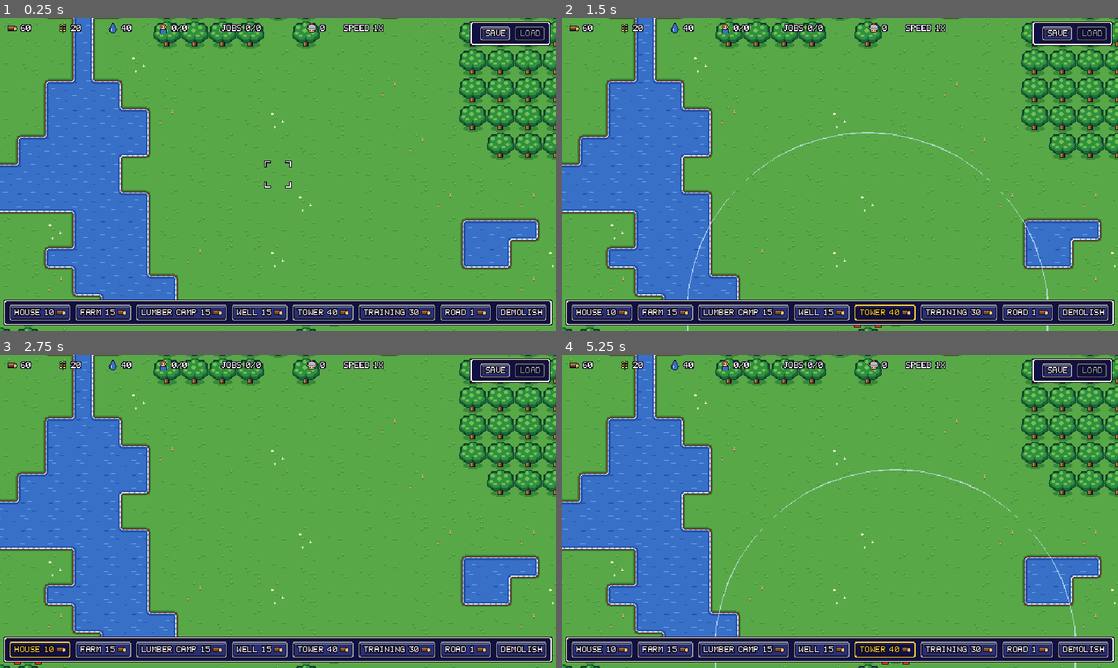
Above: before the commit, frames 1-4 (two rows, left to right).
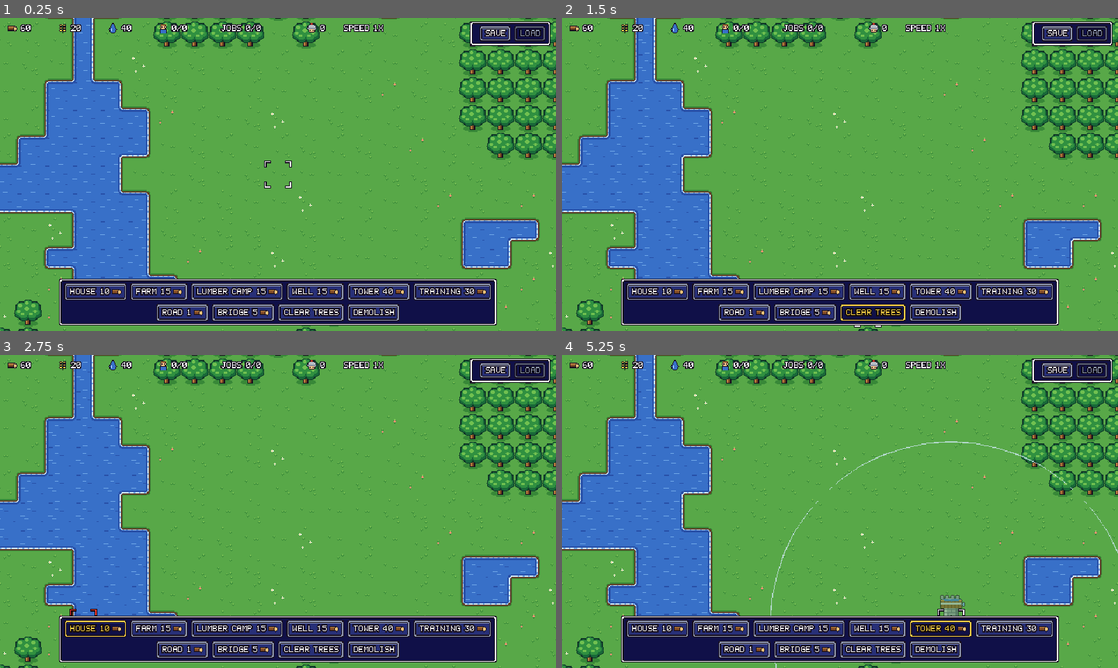
Above: after the commit, the same moments.

Repository: mogileoli/village-game
Game: Godot game, scene res://scenes/main.tscn
Two runs of this game, one before a commit and one after it. Both use one fixed random seed, a clock stepped at 60 frames per second and the inputs below.
Inputs (mouse positions are in pixels of both pictures, inside the frame that each line leads up to):
- Up to frame 1 (0.25 s): no input
- Up to frame 2 (1.5 s): click "Demolish" at 0.5 s; click (873, 312) at 1.25 s, where only the run after the commit has a clickable "Clear Trees"
- Up to frame 3 (2.75 s): click "House 10" at 2 s
- Up to frame 4 (5.25 s): click "Farm 15" at 2.75 s; click "Lumber Camp 15" at 3.5 s; click "Well 15" at 4.25 s; click "Tower 40" at 5 s

The runs differ from the first frame. In frame 1, 10% of the frame differs, in the area x 0-100%, y 83-99%; in frame 2, 10%; in frame 3, 10%; in frame 4, 11%, in the area x 0-100%, y 27-100%.

Commit message:
Add forest clearing and bridges over water
Clear Trees turns forest into buildable grass and gives a little wood.
Bridges are roads on water, so villagers can cross to land that was cut
off. Both can be dragged across the map. The toolbar is now two rows so
the new buttons fit.

Saving now reroutes villagers whose path just changed, so a save made
right after building or demolishing on their route still loads.

Co-Authored-By: Claude Opus 5.5 <noreply@anthropic.com>

Diff:
--- a/scenes/main.tscn
+++ b/scenes/main.tscn
@@ -335,6 +335,15 @@
 grow_horizontal = 2
 grow_vertical = 0
 
-[node name="Tools" type="HBoxContainer" parent="HUD/ToolPanel"]
-unique_name_in_owner = true
-layout_mode = 2
+[node name="Rows" type="VBoxContainer" parent="HUD/ToolPanel"]
+layout_mode = 2
+
+[node name="BuildingTools" type="HBoxContainer" parent="HUD/ToolPanel/Rows"]
+unique_name_in_owner = true
+layout_mode = 2
+alignment = 1
+
+[node name="LandTools" type="HBoxContainer" parent="HUD/ToolPanel/Rows"]
+unique_name_in_owner = true
+layout_mode = 2
+alignment = 1
--- a/scripts/game/hud.gd
+++ b/scripts/game/hud.gd
@@ -9,6 +9,10 @@
 
 const DEMOLISH := &"demolish"
 const ROAD := &"road"
+const BRIDGE := &"bridge"
+const CLEAR_FOREST := &"clear_forest"
+## Tools that keep working as the mouse is dragged across the map.
+const PAINT_TOOLS: Array[StringName] = [ROAD, BRIDGE, CLEAR_FOREST]
 const WOOD_ICON := preload("res://assets/ui/icon_wood.png")
 
 ## Offered as the name when saving.
@@ -27,7 +31,8 @@
 @onready var _dragon_fill: ColorRect = %DragonFill
 @onready var _dragon_track: Control = %DragonTrack
 @onready var _clock: Label = %Clock
-@onready var _tools: HBoxContainer = %Tools
+@onready var _building_tools: HBoxContainer = %BuildingTools
+@onready var _land_tools: HBoxContainer = %LandTools
 @onready var _status: Label = %Status
 @onready var _status_timer: Timer = %StatusTimer
 @onready var _load_button: Button = %LoadButton
@@ -41,9 +46,11 @@
 	_tool_buttons.allow_unpress = true
 	for type: StringName in VillageSim.BUILDINGS:
 		var building: Dictionary = VillageSim.BUILDINGS[type]
-		_add_tool("%s %d" % [building.get("label", building.name), building.cost], type, WOOD_ICON)
-	_add_tool("Road %d" % VillageSim.ROAD_COST, ROAD, WOOD_ICON)
-	_add_tool("Demolish", DEMOLISH, null)
+		_add_tool(_building_tools, "%s %d" % [building.get("label", building.name), building.cost], type, WOOD_ICON)
+	_add_tool(_land_tools, "Road %d" % VillageSim.ROAD_COST, ROAD, WOOD_ICON)
+	_add_tool(_land_tools, "Bridge %d" % VillageSim.BRIDGE_COST, BRIDGE, WOOD_ICON)
+	_add_tool(_land_tools, "Clear Trees", CLEAR_FOREST, null)
+	_add_tool(_land_tools, "Demolish", DEMOLISH, null)
 	%SaveButton.pressed.connect(func() -> void: _save_menu.open_for_save(village_name))
 	_load_button.pressed.connect(_save_menu.open_for_load)
 	_save_menu.save_chosen.connect(save_requested.emit)
@@ -101,7 +108,7 @@
 		pressed.button_pressed = false
 
 
-func _add_tool(label: String, tool: StringName, icon: Texture2D) -> void:
+func _add_tool(row: HBoxContainer, label: String, tool: StringName, icon: Texture2D) -> void:
 	var button := Button.new()
 	button.text = label
 	button.icon = icon
@@ -115,4 +122,4 @@
 		elif _tool_buttons.get_pressed_button() == null:
 			tool_selected.emit(&"")
 	)
-	_tools.add_child(button)
+	row.add_child(button)
--- a/scripts/game/main.gd
+++ b/scripts/game/main.gd
@@ -10,7 +10,7 @@
 var _active_tool := &""
 var _tick_timer := 0.0
 var _speed_before_pause := 1
-var _last_road_cell := Vector2i.ZERO
+var _last_painted_cell := Vector2i.ZERO
 var _menu_open := false
 
 @onready var _map: MapView = $Map
@@ -99,9 +99,9 @@
 	elif (
 		event is InputEventMouseMotion
 		and event.button_mask & MOUSE_BUTTON_MASK_LEFT
-		and _active_tool == Hud.ROAD
+		and _active_tool in Hud.PAINT_TOOLS
 	):
-		_paint_road_to(_map.cell_at_mouse())
+		_paint_to(_map.cell_at_mouse())
 	elif event is InputEventKey and event.pressed and not event.echo:
 		match event.physical_keycode:
 			KEY_ESCAPE:
@@ -141,23 +141,33 @@
 func _use_tool(cell: Vector2i) -> void:
 	if _active_tool == Hud.DEMOLISH:
 		sim.demolish(cell)
-	elif _active_tool == Hud.ROAD:
-		sim.place_road(cell)
-		_last_road_cell = cell
+	elif _active_tool in Hud.PAINT_TOOLS:
+		_paint(cell)
+		_last_painted_cell = cell
 	elif _active_tool != &"":
 		sim.place(_active_tool, cell)
 
 
+func _paint(cell: Vector2i) -> void:
+	match _active_tool:
+		Hud.ROAD:
+			sim.place_road(cell)
+		Hud.BRIDGE:
+			sim.place_bridge(cell)
+		Hud.CLEAR_FOREST:
+			sim.clear_forest(cell)
+
+
 ## Fills every cell since the last one, so fast drags leave no gaps.
-func _paint_road_to(target: Vector2i) -> void:
-	var cell := _last_road_cell
+func _paint_to(target: Vector2i) -> void:
+	var cell := _last_painted_cell
 	while cell != target:
 		if cell.x != target.x:
 			cell.x += signi(target.x - cell.x)
 		else:
 			cell.y += signi(target.y - cell.y)
-		sim.place_road(cell)
-	_last_road_cell = target
+		_paint(cell)
+	_last_painted_cell = target
 
 
 func _update_cursor() -> void:
@@ -170,6 +180,10 @@
 		_map.show_cursor(cell, sim.building_at(cell) != &"" or sim.has_road(cell), &"")
 	elif _active_tool == Hud.ROAD:
 		_map.show_cursor(cell, sim.can_place_road(cell), &"")
+	elif _active_tool == Hud.BRIDGE:
+		_map.show_cursor(cell, sim.can_place_bridge(cell), &"")
+	elif _active_tool == Hud.CLEAR_FOREST:
+		_map.show_cursor(cell, sim.can_clear_forest(cell), &"")
 	elif _active_tool != &"":
 		_map.show_cursor(cell, sim.can_place(_active_tool, cell), _active_tool)
 	else:
--- a/scripts/game/map_view.gd
+++ b/scripts/game/map_view.gd
@@ -9,6 +9,7 @@
 const SHORE_SOURCE := 0
 const SCORCH_SOURCE := 0
 const ROAD_SOURCE := 0
+const BRIDGE_SOURCE := 1
 const IDLE_SOURCE := 0
 ## Atlas columns for grass. Plain tiles repeat so flowers stay occasional.
 const GRASS_TILES := [0, 0, 0, 0, 1, 1, 1, 2, 2, 3, 4, 0, 1, 0]
@@ -61,9 +62,7 @@
 	_buildings.clear()
 	for y in range(_sim.height):
 		for x in range(_sim.width):
-			var cell := Vector2i(x, y)
-			_draw_terrain(cell)
-			_on_cell_changed(cell)
+			_on_cell_changed(Vector2i(x, y))
 	_draw_idle_marks()
 
 
@@ -128,17 +127,20 @@
 
 
 ## Road tiles join neighboring roads, and a building's door to the north.
+## Bridges also join any ground people can step onto from them.
 func _draw_road(cell: Vector2i) -> void:
 	if not _sim.has_road(cell):
 		_roads.erase_cell(cell)
 		return
+	var bridge := _sim.is_bridge(cell)
 	var joined_sides := 0
 	for index in range(SIDES.size()):
-		if _sim.has_road(cell + SIDES[index]):
+		var neighbor: Vector2i = cell + SIDES[index]
+		if _sim.has_road(neighbor) or (bridge and _sim.is_walkable(neighbor)):
 			joined_sides |= 1 << index
 	if _sim.building_at(cell + Vector2i.UP) != &"":
 		joined_sides |= 1
-	_roads.set_cell(cell, ROAD_SOURCE, Vector2i(joined_sides, 0))
+	_roads.set_cell(cell, BRIDGE_SOURCE if bridge else ROAD_SOURCE, Vector2i(joined_sides, 0))
 
 
 ## Scorch tiles have rough edges only on sides that don't touch more scorch.
@@ -195,6 +197,7 @@
 
 
 func _on_cell_changed(cell: Vector2i) -> void:
+	_draw_terrain(cell)
 	_draw_ground_details(cell)
 	for side: Vector2i in SIDES:
 		_draw_ground_details(cell + side)
@@ -258,12 +261,13 @@
 
 func _make_road_tileset() -> TileSet:
 	var tiles := _make_tileset()
-	var source := TileSetAtlasSource.new()
-	source.texture = preload("res://assets/tiles/roads.png")
-	source.texture_region_size = TILE_SIZE
-	for joined_sides in range(16):
-		source.create_tile(Vector2i(joined_sides, 0))
-	tiles.add_source(source, ROAD_SOURCE)
+	for entry: Array in [[preload("res://assets/tiles/roads.png"), ROAD_SOURCE], [preload("res://assets/tiles/bridges.png"), BRIDGE_SOURCE]]:
+		var source := TileSetAtlasSource.new()
+		source.texture = entry[0]
+		source.texture_region_size = TILE_SIZE
+		for joined_sides in range(16):
+			source.create_tile(Vector2i(joined_sides, 0))
+		tiles.add_source(source, entry[1])
 	return tiles
 
 
--- a/scripts/sim/village_sim.gd
+++ b/scripts/sim/village_sim.gd
@@ -41,8 +41,13 @@
 ## Saves from before water get enough to last this long while wells go up.
 const OLD_SAVE_WATER_TICKS := 60
 const CLEAR_START_RADIUS := 5
-const SAVE_VERSION := 6
+const SAVE_VERSION := 7
+## The first save version that can have roads on water, which are bridges.
+const FIRST_BRIDGE_VERSION := 7
 const ROAD_COST := 1
+const BRIDGE_COST := 5
+## Wood gained from each forest cell cleared.
+const CLEARED_FOREST_WOOD := 1
 ## Cells walked per tick. Path costs match them, so paths take the quickest route.
 const GRASS_WALK_SPEED := 0.75
 const ROAD_WALK_SPEED := 1.5
@@ -161,8 +166,13 @@
 	return _roads.has(cell)
 
 
+## A bridge is a road on a water cell, so people walk on it just as fast.
+func is_bridge(cell: Vector2i) -> bool:
+	return has_road(cell) and terrain_at(cell) == Terrain.WATER
+
+
 func is_walkable(cell: Vector2i) -> bool:
-	return in_bounds(cell) and terrain_at(cell) == Terrain.GRASS and not _buildings.has(cell)
+	return in_bounds(cell) and not _buildings.has(cell) and (terrain_at(cell) == Terrain.GRASS or _roads.has(cell))
 
 
 func walk_speed(villager: Villager) -> float:
@@ -246,9 +256,44 @@
 	return true
 
 
+func can_place_bridge(cell: Vector2i) -> bool:
+	return in_bounds(cell) and terrain_at(cell) == Terrain.WATER and not _roads.has(cell) and wood >= BRIDGE_COST
+
+
+func place_bridge(cell: Vector2i) -> bool:
+	if not can_place_bridge(cell):
+		return false
+	wood -= BRIDGE_COST
+	_roads[cell] = true
+	_layout_changed(cell)
+	cell_changed.emit(cell)
+	stats_changed.emit()
+	return true
+
+
+func can_clear_forest(cell: Vector2i) -> bool:
+	return in_bounds(cell) and terrain_at(cell) == Terrain.FOREST
+
+
+func clear_forest(cell: Vector2i) -> bool:
+	if not can_clear_forest(cell):
+		return false
+	_terrain[cell.y * width + cell.x] = Terrain.GRASS
+	wood += CLEARED_FOREST_WOOD
+	_layout_changed(cell)
+	cell_changed.emit(cell)
+	stats_changed.emit()
+	return true
+
+
 func demolish(cell: Vector2i) -> bool:
 	if _roads.erase(cell):
-		_update_grid_cell(cell)
+		if terrain_at(cell) == Terrain.WATER:
+			wood += BRIDGE_COST / 2
+			_layout_changed(cell)
+			_move_villagers_off(cell)
+		else:
+			_update_grid_cell(cell)
 		cell_changed.emit(cell)
 		stats_changed.emit()
 		return true
@@ -304,6 +349,10 @@
 		saved_buildings.append({"x": cell.x, "y": cell.y, "type": String(_buildings[cell])})
 	_match_villagers_to_population()
 	_update_jobs()
+	# A path crossing something just built or removed wouldn't load back.
+	for villager in villagers:
+		if villager.state == Villager.State.WALKING and villager.layout_version != _layout_version:
+			_reroute(villager)
 	var saved_villagers: Array[Dictionary] = []
 	for villager in villagers:
 		saved_villagers.append(villager.to_data())
@@ -385,7 +434,7 @@
 		sim._buildings[cell] = type
 	if sim.population > sim.housing():
 		return null
-	if version >= 3 and not sim._load_roads(data):
+	if version >= 3 and not sim._load_roads(data, version):
 		return null
 	# Saves from before the dragon keep the new dragon chosen by _init().
 	if version >= 2 and not sim._load_dragon(data, version):
@@ -459,14 +508,15 @@
 	return cell if in_bounds(cell) else INVALID_CELL
 
 
-func _load_roads(data: Dictionary) -> bool:
+func _load_roads(data: Dictionary, version: int) -> bool:
 	if not data.get("roads") is Array:
 		return false
 	for entry: Variant in data.roads:
 		if not entry is Dictionary:
 			return false
 		var cell := Vector2i(_whole_number(entry, "x"), _whole_number(entry, "y"))
-		if not is_walkable(cell) or _roads.has(cell):
+		var valid_bridge := version >= FIRST_BRIDGE_VERSION and in_bounds(cell) and terrain_at(cell) == Terrain.WATER
+		if not (is_walkable(cell) or valid_bridge) or _roads.has(cell):
 			return false
 		_roads[cell] = true
 	return true
@@ -819,6 +869,13 @@
 	_jobs_need_update = true
 
 
+## Nobody is left standing in the water when a bridge goes.
+func _move_villagers_off(cell: Vector2i) -> void:
+	for villager in villagers:
+		if villager.cell == cell:
+			villager.cell = _nearest_walkable(cell)
+
+
 func _match_villagers_to_population() -> void:
 	while villagers.size() < population:
 		var villager := Villager.new()
--- a/tests/test_village_sim.gd
+++ b/tests/test_village_sim.gd
@@ -20,6 +20,11 @@
 	_test_roads_and_buildings_block_each_other()
 	_test_demolishing_roads()
 	_test_roads_survive_save_and_load()
+	_test_clearing_forest()
+	_test_bridge_rules()
+	_test_bridges_connect_villagers()
+	_test_removing_a_bridge_underfoot()
+	_test_bridges_and_clearings_survive_save_and_load()
 	_test_houses_and_workplaces()
 	_test_no_workers_means_no_production()
 	_test_only_people_inside_produce()
@@ -309,10 +314,118 @@
 	_check(loaded != null and loaded.has_road(Vector2i(21, 20)), "roads load back")
 	var data := sim.to_save_data()
 	var water := _grass_cell(sim, VillageSim.Terrain.WATER)
+	var forest := _grass_cell(sim, VillageSim.Terrain.FOREST)
+	data.roads = [{"x": forest.x, "y": forest.y}]
+	_check(VillageSim.from_save_data(data) == null, "rejects a road in the forest")
 	data.roads = [{"x": water.x, "y": water.y}]
-	_check(VillageSim.from_save_data(data) == null, "rejects a road on water")
+	data.version = VillageSim.FIRST_BRIDGE_VERSION - 1
+	_check(VillageSim.from_save_data(data) == null, "rejects a road on water from before bridges")
+	data.version = VillageSim.SAVE_VERSION
 	data.roads = [{"x": 20, "y": 20}, {"x": 20, "y": 20}]
 	_check(VillageSim.from_save_data(data) == null, "rejects duplicate roads")
+
+
+func _test_clearing_forest() -> void:
+	var sim := VillageSim.new()
+	var forest := _grass_cell(sim, VillageSim.Terrain.FOREST)
+	var wood_before := sim.wood
+	_check(not sim.is_walkable(forest), "forest can't be walked through")
+	_check(not sim.place(&"house", forest), "can't build in the forest")
+	_check(sim.clear_forest(forest), "can clear forest")
+	_check(sim.terrain_at(forest) == VillageSim.Terrain.GRASS, "cleared forest is grass")
+	_check(sim.wood == wood_before + VillageSim.CLEARED_FOREST_WOOD, "clearing forest gives wood")
+	_check(sim.is_walkable(forest), "cleared forest can be walked on")
+	_check(sim.place(&"house", forest), "can build where forest was cleared")
+	wood_before = sim.wood
+	_check(not sim.clear_forest(forest), "can't clear the same forest twice")
+	_check(not sim.clear_forest(Vector2i(20, 20)), "can't clear grass")
+	_check(not sim.clear_forest(_grass_cell(sim, VillageSim.Terrain.WATER)), "can't clear water")
+	_check(not sim.clear_forest(Vector2i(-1, 0)), "can't clear off the map")
+	_check(sim.wood == wood_before, "failed clearing gives nothing")
+
+
+func _test_bridge_rules() -> void:
+	var sim := VillageSim.new()
+	var water := _grass_cell(sim, VillageSim.Terrain.WATER)
+	var wood_before := sim.wood
+	_check(not sim.is_walkable(water), "water can't be walked on")
+	_check(sim.place_bridge(water), "can build a bridge on water")
+	_check(sim.is_bridge(water) and sim.is_walkable(water), "bridges can be walked on")
+	_check(sim.wood == wood_before - VillageSim.BRIDGE_COST, "bridge costs wood")
+	_check(not sim.place_bridge(water), "can't build a bridge twice")
+	_check(not sim.place_bridge(Vector2i(20, 20)), "no bridge on grass")
+	_check(not sim.place_bridge(_grass_cell(sim, VillageSim.Terrain.FOREST)), "no bridge in the forest")
+	_check(not sim.place_bridge(Vector2i(-1, 0)), "no bridge off the map")
+	_check(not sim.place(&"house", water), "can't build on a bridge")
+	_check(not sim.place_road(water), "can't put a road on a bridge")
+	wood_before = sim.wood
+	_check(sim.demolish(water), "can demolish a bridge")
+	_check(not sim.is_walkable(water), "demolished bridge is water again")
+	_check(sim.wood == wood_before + VillageSim.BRIDGE_COST / 2, "demolishing a bridge refunds half")
+	sim.wood = VillageSim.BRIDGE_COST - 1
+	_check(not sim.place_bridge(water), "no bridge without wood")
+
+
+## A house and a farm on opposite banks of a river running down column 22.
+func _river_sim() -> VillageSim:
+	var sim := _settled({}, 0)
+	for y in range(sim.height):
+		for x in range(sim.width):
+			sim._terrain[y * sim.width + x] = VillageSim.Terrain.WATER if x == 22 else VillageSim.Terrain.GRASS
+	sim._rebuild_grid()
+	sim.place(&"house", Vector2i(20, 20))
+	sim.place(&"farm", Vector2i(24, 20))
+	sim.population = 2
+	return sim
+
+
+func _test_bridges_connect_villagers() -> void:
+	var sim := _river_sim()
+	sim.tick()
+	_check(sim.workers_at(Vector2i(24, 20)) == 0, "a river cuts people off from work")
+	sim.place_bridge(Vector2i(22, 20))
+	_check(sim.workers_at(Vector2i(24, 20)) == 2, "a bridge lets people reach work")
+	var food_before := sim.food
+	var crossed := false
+	for i in range(40):
+		sim.tick()
+		crossed = crossed or sim.food > food_before
+	_check(crossed, "people cross the bridge and produce")
+	sim.demolish(Vector2i(22, 20))
+	_check(sim.workers_at(Vector2i(24, 20)) == 0, "removing the bridge cuts them off again")
+
+
+func _test_removing_a_bridge_underfoot() -> void:
+	var sim := _river_sim()
+	var bridge := Vector2i(22, 20)
+	sim.place_bridge(bridge)
+	var walker: Villager = null
+	for i in range(100):
+		sim.tick()
+		for villager in sim.villagers:
+			if villager.cell == bridge:
+				walker = villager
+		if walker != null:
+			break
+	_check(walker != null, "someone walks onto the bridge")
+	sim.demolish(bridge)
+	_check(walker != null and sim.is_walkable(walker.cell), "nobody is left standing in the water")
+	_check(VillageSim.from_save_data(sim.to_save_data()) != null, "can save right after removing a bridge in use")
+	for i in range(10):
+		sim.tick()
+		_check(sim.is_walkable(walker.cell) or walker.state not in [Villager.State.WALKING, Villager.State.OUTSIDE], "stays out of the water")
+
+
+func _test_bridges_and_clearings_survive_save_and_load() -> void:
+	var sim := VillageSim.new()
+	var water := _grass_cell(sim, VillageSim.Terrain.WATER)
+	var forest := _grass_cell(sim, VillageSim.Terrain.FOREST)
+	sim.place_bridge(water)
+	sim.clear_forest(forest)
+	SaveGame.write(sim, TEST_SAVE)
+	var loaded := SaveGame.read(TEST_SAVE)
+	_check(loaded != null and loaded.is_bridge(water) and loaded.is_walkable(water), "bridges load back")
+	_check(loaded != null and loaded.terrain_at(forest) == VillageSim.Terrain.GRASS, "cleared forest stays cleared")
 
 
 func _test_houses_and_workplaces() -> void:
--- a/tools/generate_art.gd
+++ b/tools/generate_art.gd
@@ -117,6 +117,7 @@
 	_save_fire()
 	_save_dragon()
 	_save_roads()
+	_save_bridges()
 	_save_villagers()
 	_save_cursor()
 	_save_icons()
@@ -719,6 +720,43 @@
 				var color := ROAD_LIGHT if roll > 0.12 else ROAD_MID
 				image.set_pixel(x0 + x, y, ROAD_EDGE if at_edge else color)
 	image.save_png("res://assets/tiles/roads.png")
+
+
+# --- Bridges ---
+
+## Planks lie across the direction of travel, so the arms decide which way they run.
+func _plank_color(x: int, y: int, joined: int) -> Color:
+	const LOW := 5
+	const HIGH := CELL - 6
+	var north_south_arm := y < LOW or y > HIGH
+	var east_west_arm := x < LOW or x > HIGH
+	var runs_east_west := east_west_arm or (not north_south_arm and joined & 10 and not joined & 5)
+	var along := x if runs_east_west else y
+	if along % 4 == 3:
+		return WOOD_DARK
+	return WOOD_MID if (along / 4) % 3 == 1 else WOOD_LIGHT
+
+
+## The same shapes as roads, so the two line up where they meet.
+func _save_bridges() -> void:
+	var image := _new_image(CELL * 16, CELL)
+	for joined in range(16):
+		var x0 := joined * CELL
+		for y in range(CELL):
+			for x in range(CELL):
+				if not _on_road(x, y, joined):
+					if y > 0 and y < CELL - 1 and _on_road(x, y - 1, joined):
+						image.set_pixel(x0 + x, y, W_DEEP)
+					continue
+				var at_edge := false
+				for offset: Vector2i in [Vector2i(1, 0), Vector2i(-1, 0), Vector2i(0, 1), Vector2i(0, -1)]:
+					if not _on_road(x + offset.x, y + offset.y, joined):
+						at_edge = true
+				if at_edge:
+					image.set_pixel(x0 + x, y, WOOD_END if (x + y) % 8 == 0 else WOOD_DARK)
+				else:
+					image.set_pixel(x0 + x, y, _plank_color(x, y, joined))
+	image.save_png("res://assets/tiles/bridges.png")
 
 
 # --- Villagers ---
Binary file added: assets/tiles/bridges.png
Not shown, added: assets/tiles/bridges.png.import
